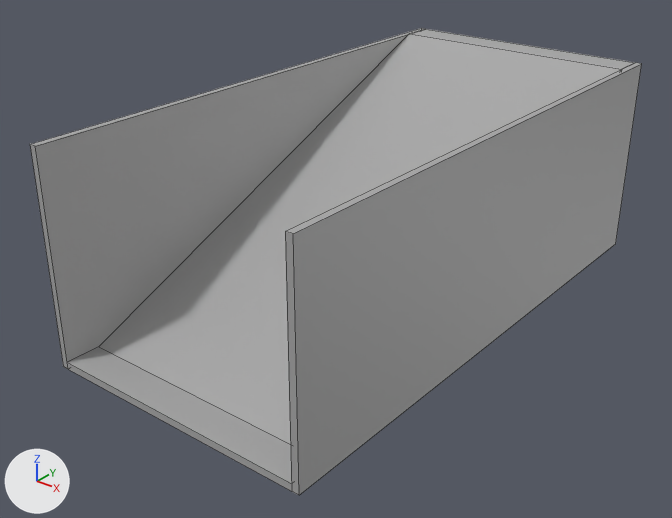
Before and after pictures for a commit that changed the FBX model UnityProjects/House of Healing/Assets/_Project/Art/Models/structure_stairstraight.fbx.
Before and after are seen from a camera (50 mm lens) standing at (9.12, -5.78, 6.48) and looking at (1.8, 3.37, 0.81). The axes (+X, +Y, +Z) are drawn at lower left. The lights are the same throughout. The picture after the commit comes second. Mesh edges are drawn as thin lines. Where no turn or scale is listed for an object, it has been applied to the vertices.

The first picture shows 'stairstraight_steps', 'stairstraight_wall1', 'stairstraight_wall2'.
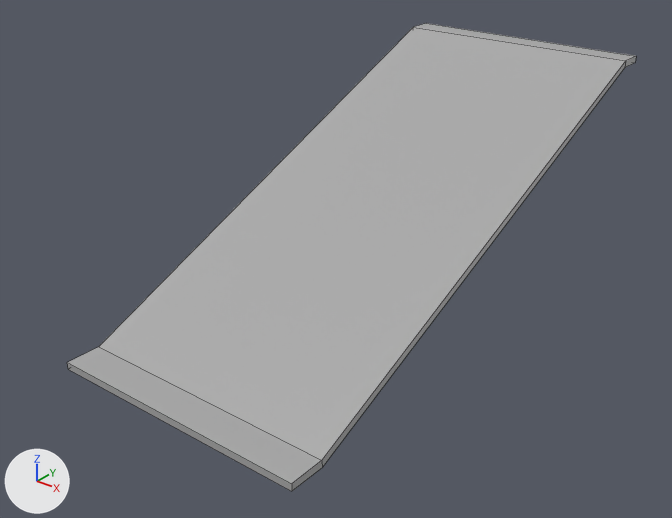
Edits to the scene script, one JSON object a line:
```json
{"block": "me_mesh_002", "where": "# used by ob_stairstraight_steps; location = (0.0, 0.0, 0.0)"}
{"block": "me_mesh_002", "where": "# before: 0 (0.1, 8.0, 2.9), 1 (0.1, 7.5, 2.9), 2 (0.1, 8.0, 3.0) at pixel (425, 29), 3 (0.1, 7.5, 3.0) at pixel (409, 33), 4 (3.9, 8.0, 3.0) at pixel (635, 62)"}
{"block": "me_mesh_002", "where": "# before: 5 (3.9, 7.5, 3.0) at pixel (621, 69), 6 (3.9, 8.0, 2.9), 7 (3.9, 7.5, 2.9)"}
{"op": "remove", "block": "me_mesh_002", "code": "me_mesh_002.from_pydata(...)  # 16 vertices, 14 faces; spans x 0.1..3.9, y 0.0..8.0, z 0.0..3.0"}
{"op": "add", "block": "me_mesh_002", "code": "me_mesh_002.from_pydata(...)  # 16 vertices, 14 faces; spans x 0.1..3.9, y 0.0..8.0, z 0.0..3.1"}
{"block": "me_mesh_002", "change": "me_mesh_002 part 1"}
{"op": "add", "block": "me_mesh_002", "code": "for i in [0, 2, 4, 6]: me_mesh_002.vertices[i].co += Vector((0.0, 0.0, 0.1))"}
{"op": "add", "block": "me_mesh_002", "code": "for i in [1, 3, 5, 7]: me_mesh_002.vertices[i].co += Vector((0.0, 0.11, 0.1))"}
{"op": "remove", "block": "ob_stairstraight_wall2", "code": ["ob_stairstraight_wall2 = bpy.data.objects.new('stairstraight_wall2', me_mesh_001)", "ob_stairstraight_wall2.location = (0.0, 0.0, 0.0)"]}
{"op": "remove", "block": "ob_stairstraight_wall1", "code": ["ob_stairstraight_wall1 = bpy.data.objects.new('stairstraight_wall1', me_mesh)", "ob_stairstraight_wall1.location = (0.0, 0.0, 0.0)"]}
```

Where the change shows, as pixel boxes (x1, y1, x2, y2) in the pictures (672 x 518 px; the box of a moved part takes in the faces that stretch with it):
```json
{"object": "stairstraight_steps", "change": "reshaped", "before": [67, 29, 635, 491], "after": [67, 23, 636, 491]}
{"object": "stairstraight_wall2", "change": "deleted", "before": [285, 62, 642, 495]}
{"object": "stairstraight_wall1", "change": "deleted", "before": [30, 28, 424, 369]}
{"part": 1, "of": "me_mesh_002", "change": "moved or reshaped", "before": [99, 29, 635, 444], "after": [99, 23, 636, 467]}
```
